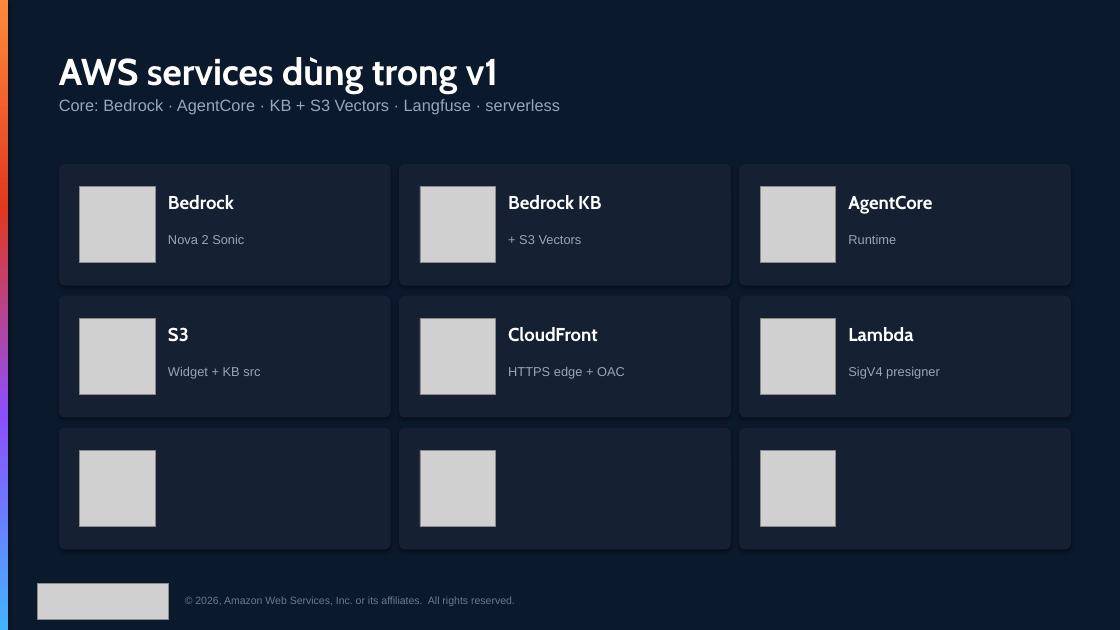
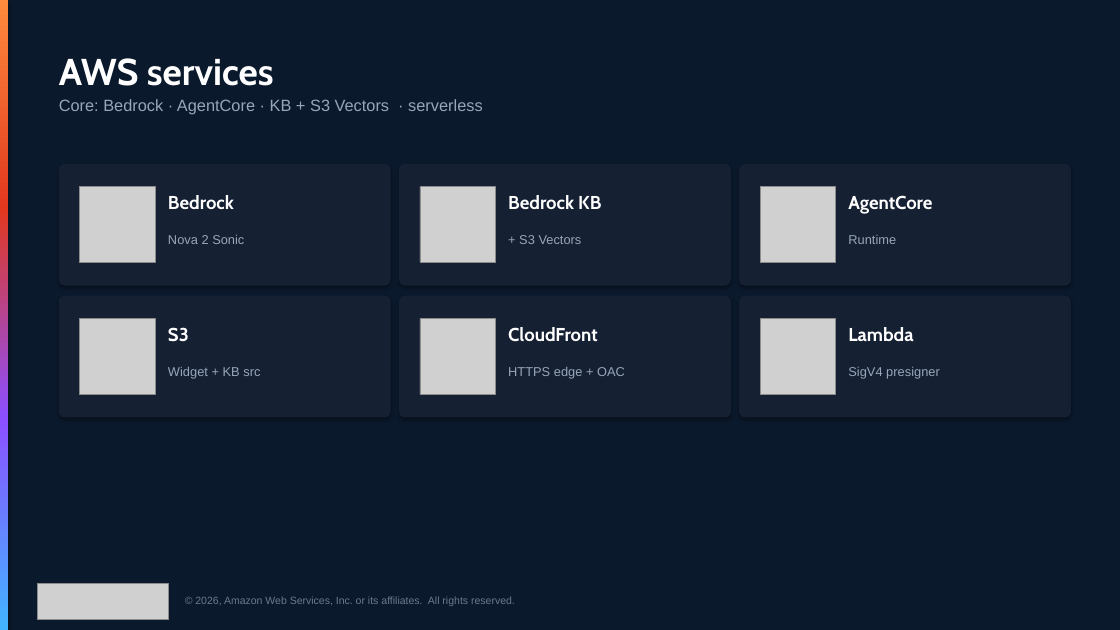
Before and after one commit to KenzyTran/hera, a slide deck: slide 8 of docs/slides/Hera-Voice-Agent-Sharing.pptx. Drawn at 1120x630 pixels with LibreOffice and Linux fonts; fonts in the diff are those of the drawing; grey boxes stand for pictures. Boxes give left, top, right and bottom in pixels: in the first picture for what was removed or moved away, otherwise in the second. Text is boxed around its words. In the diff, an @@ line names an element or a change of style, - is before the commit and + after.

Commit message:
slides: add AWS template for Hera Voice Agent sharing

```diff
--- a/docs/slides/Hera-Voice-Agent-Sharing.pptx
+++ b/docs/slides/Hera-Voice-Agent-Sharing.pptx
@@ text at bbox=[59, 58, 274, 86]: text changed @@
-AWS services dùng trong v1
+AWS services
@@ text at bbox=[59, 99, 483, 115]: text changed @@
-Core: Bedrock · AgentCore · KB + S3 Vectors · Langfuse · serverless
+Core: Bedrock · AgentCore · KB + S3 Vectors · serverless
@@ rounded rectangle removed at bbox=[59, 428, 391, 549] @@
@@ rounded rectangle removed at bbox=[399, 428, 731, 549] @@
@@ rounded rectangle removed at bbox=[739, 428, 1071, 549] @@
@@ picture removed at bbox=[80, 451, 155, 527] @@
@@ picture removed at bbox=[420, 451, 496, 527] @@
@@ picture removed at bbox=[760, 451, 836, 527] @@
```
Also in this commit, not shown: 1 other file.
